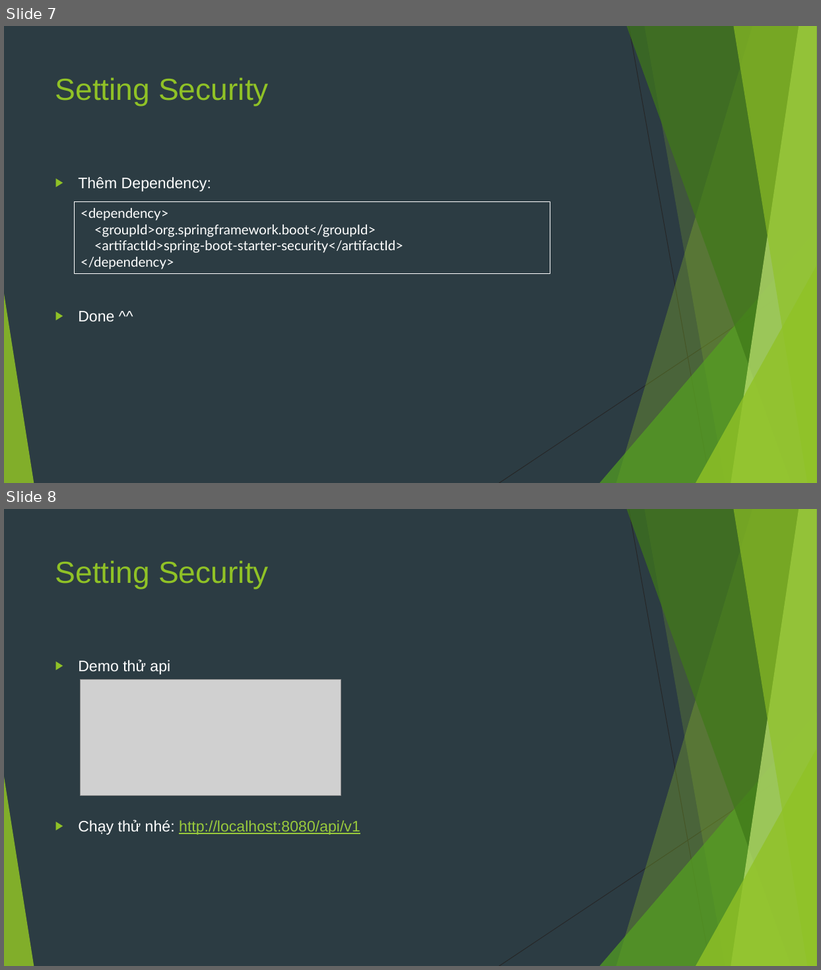
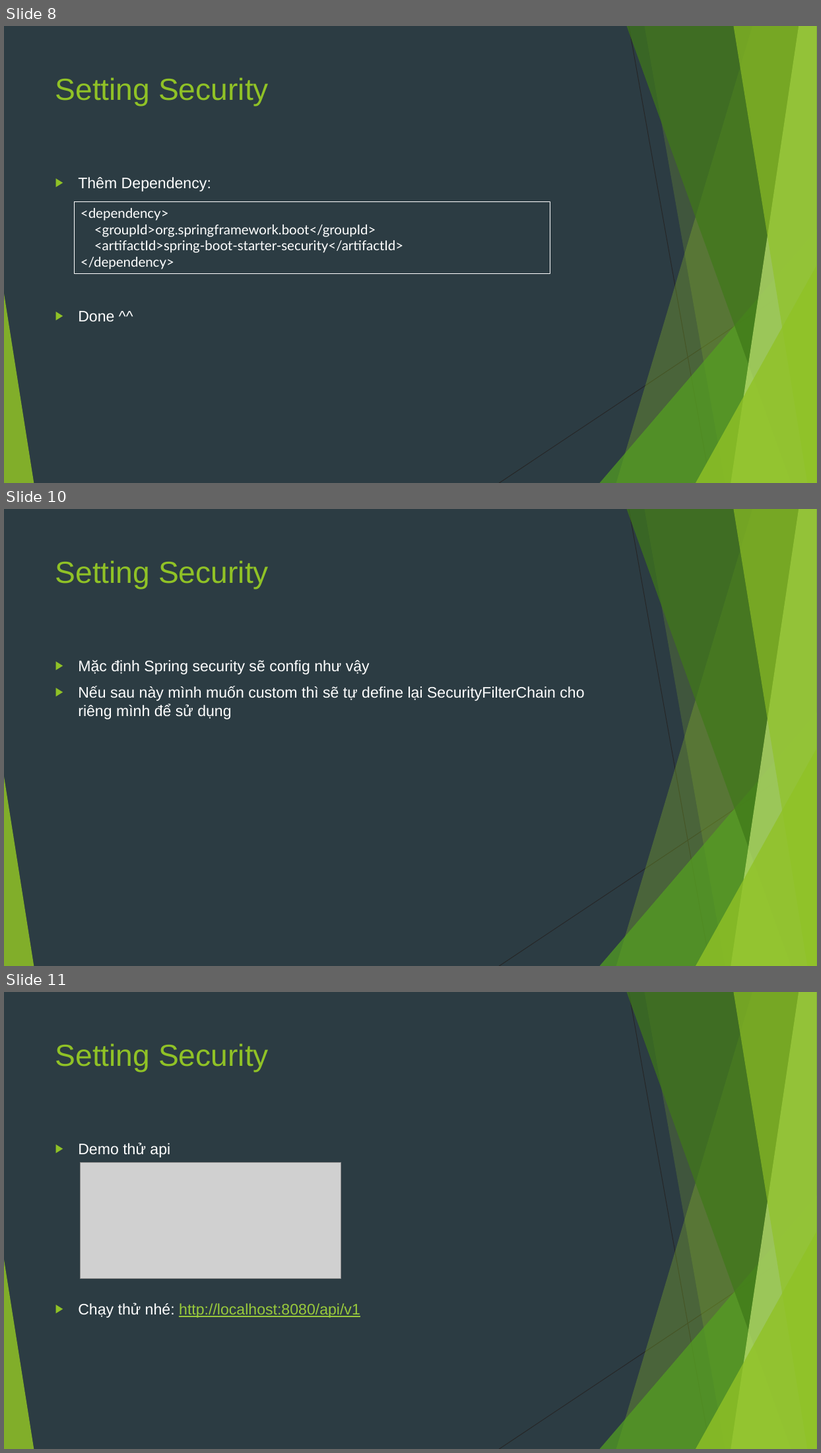
Before and after one commit to sobbingwind/SpringBoot, a slide deck: 09.Spring Security.pptx. Shown one above the other, each under a label of ours: slides 7 and 8 before the commit, slides 8, 10 and 11 after it; the slides between them are not shown. The pictures are 821x970 and 821x1453 pixels, drawn with LibreOffice and Linux fonts; fonts in the diff are those of the drawing; grey boxes stand for pictures. Boxes give left, top, right and bottom in pixels: in the first picture for what was removed or moved away, otherwise in the second. Text is boxed around its words. In the diff, an @@ line names an element or a change of style, - is before the commit and + after.

```diff
--- a/09.Spring Security.pptx
+++ b/09.Spring Security.pptx
@@ slide 10 added at <box>4,509,817,966</box>, background #2C3C43; not listed: 10 template elements that a slide beside it also shows @@
@@ title added at <box>55,560,269,590</box>, 36 pt, text #90C226 @@
+Setting Security
@@ text added at <box>78,660,584,720</box>, 18 pt, text #FFFFFF @@
+▶ Mặc định Spring security sẽ config như vậy
+▶ Nếu sau này mình muốn custom thì sẽ tự define lại SecurityFilterChain cho riêng mình để sử dụng
@@ what was slide 7 is now slide 8 @@
@@ what was slide 8 is now slide 11 @@
```
Also in this commit, not shown: 3 other slides added.
